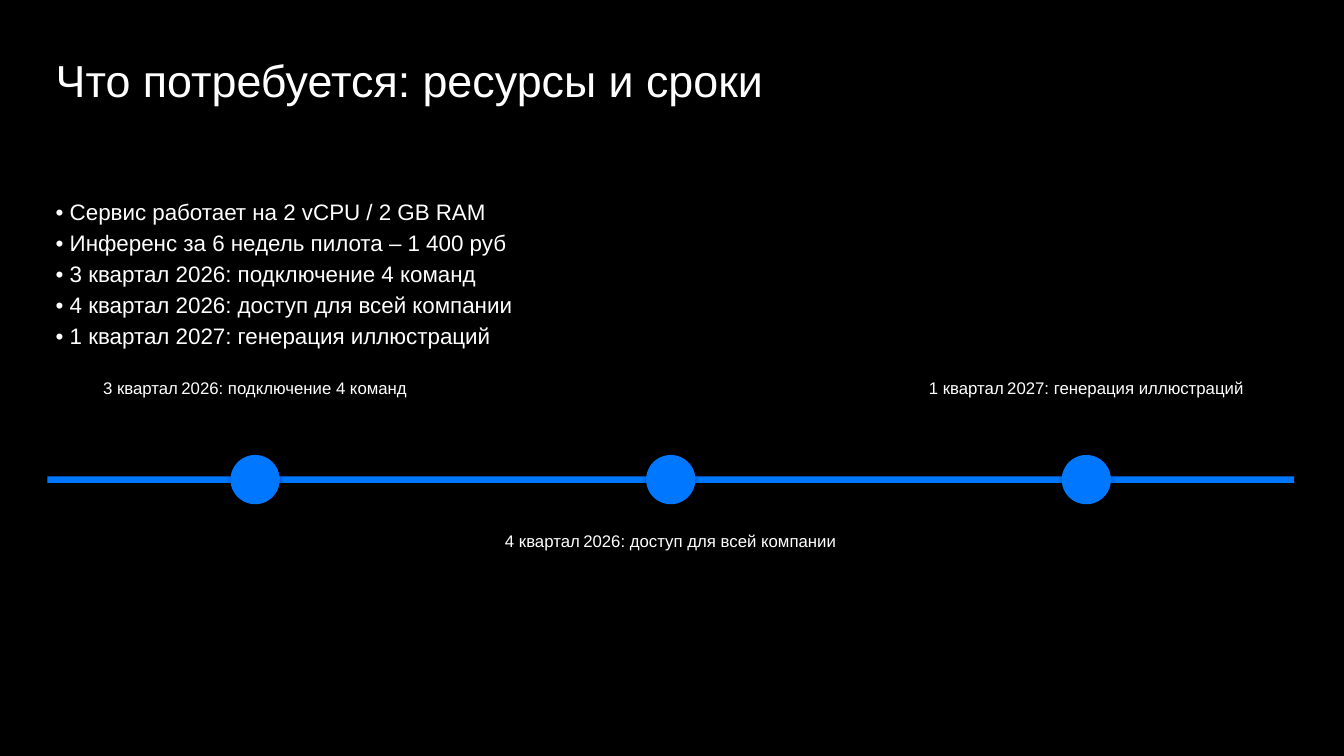
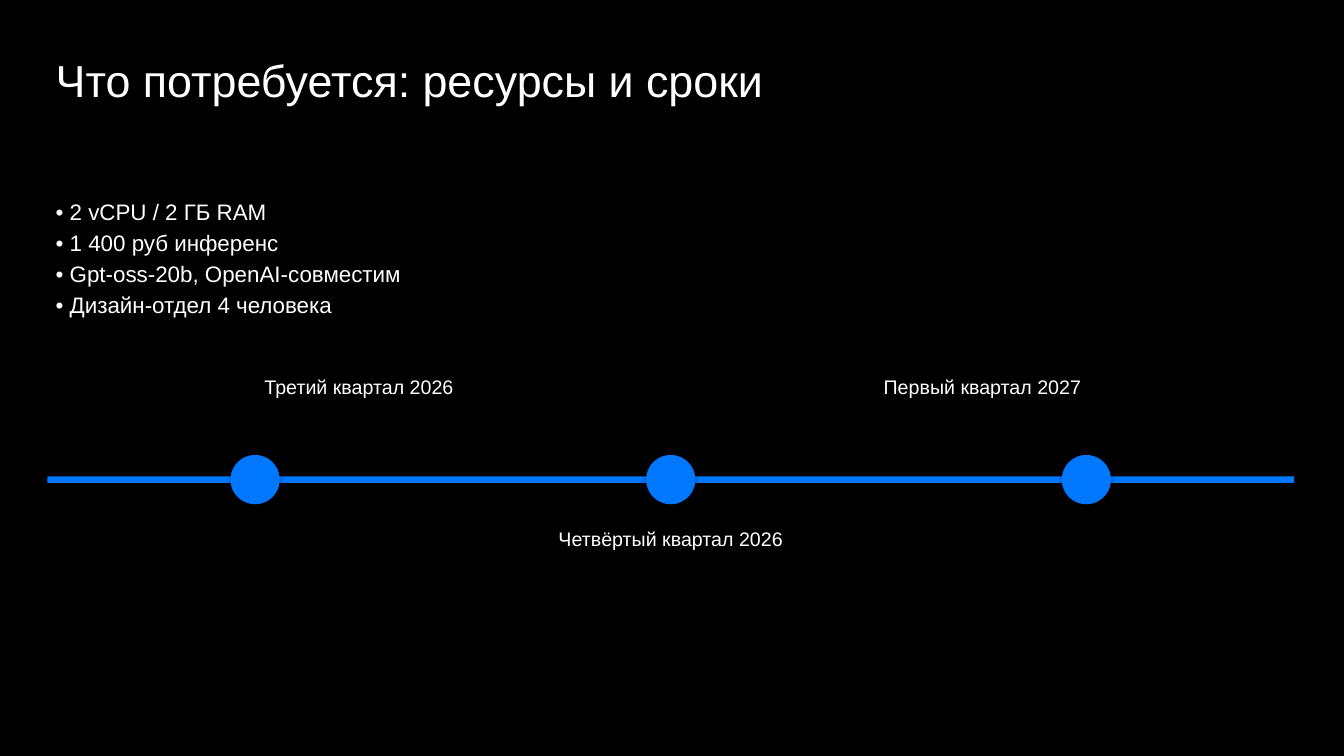
Before and after one commit to DiFoxenGit/-VKTechHackathon, a slide deck: slide 7 of samples/VK_WorkSpace_Клиентская_конференция_Шабл__classic.pptx (slide 6 before the commit). Drawn at 1344x756 pixels with LibreOffice and Linux fonts; fonts in the diff are those of the drawing; background and template pictures are left out. Boxes give left, top, right and bottom in pixels: in the first picture for what was removed or moved away, otherwise in the second. Text is boxed around its words. In the diff, an @@ line names an element or a change of style, - is before the commit and + after.

```diff
--- a/samples/VK_WorkSpace_Клиентская_конференция_Шабл__classic.pptx
+++ b/samples/VK_WorkSpace_Клиентская_конференция_Шабл__classic.pptx
@@ text at (x1=70, y1=204, x2=401, y2=318): text changed @@
-• Сервис работает на 2 vCPU / 2 GB RAM
-• Инференс за 6 недель пилота – 1 400 руб
-• 3 квартал 2026: подключение 4 команд
-• 4 квартал 2026: доступ для всей компании
-• 1 квартал 2027: генерация иллюстраций
+• 2 vCPU / 2 ГБ RAM
+• 1 400 руб инференс
+• Gpt-oss-20b, OpenAI‑совместим
+• Дизайн‑отдел 4 человека
@@ text at (x1=264, y1=379, x2=454, y2=398): text changed; size 12 to 14 pt @@
-3 квартал 2026: подключение 4 команд
+Третий квартал 2026
@@ text at (x1=884, y1=379, x2=1081, y2=398): text changed; size 12 to 14 pt @@
-1 квартал 2027: генерация иллюстраций
+Первый квартал 2027
@@ text at (x1=558, y1=531, x2=783, y2=550): text changed; size 12 to 14 pt @@
-4 квартал 2026: доступ для всей компании
+Четвёртый квартал 2026
```
Also in this commit, not shown: 4 other slides changed, 5 slides added, 2 slides removed, 21 other files.
